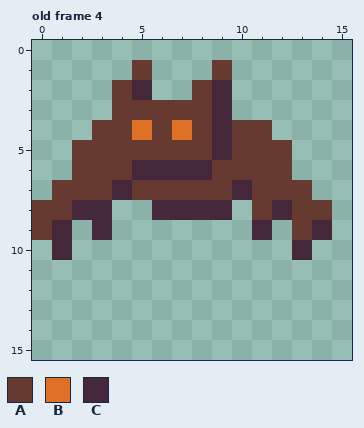
One commit to this pixel-art file: assets/characters/bat.ase. Above: the version before the commit.
16x16 pixels, 4 frames. Shown: old frame 4. The commit also changed other frames, which this record leaves out.
Palette (. is transparent): A #663931  B #df7126  C #45283c
Pixels before, old frame 4, first column x 0:
 1 .....A...A.....
 2 ....AC..AC.....
 3 ....AAAAAC.....
 4 ...AABABACAA...
 5 ..AAAAAAACAAA..
 6 ..AAACCCCAAAA..
 7 .AAACAAAAACAAA.
 8 AACC..CCCC.ACAA
 9 AC.C.......C.AC
10 .C...........C.
And afterwards:
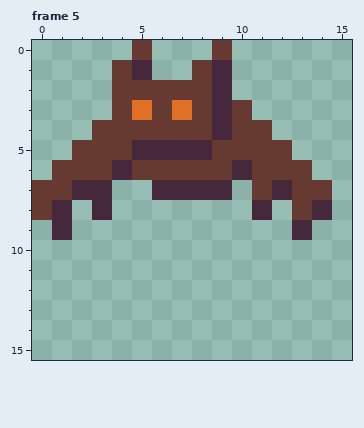
A new or re-ordered frame is compared with the old frame closest to it.
Difference:
frames 4 -> 8
Changed rows in their new state; - is an unchanged pixel.
Frame 5 is new; against old frame 4, layer "Wings":
first column x 0:
 0 -----A---A-----
 1 ----AC--AC-----
 2 -----AAA-------
 3 -----B-B--A----
 4 -----A-A-------
 5 -----CCCCA-----
 6 -A--CAAAA-C--A-
 7 A-CC..CCCC.-C-A
 8 -C.---....-C.-C
 9 .--.-------.-C.
10 -.-----------.-
Boxes around the changes in both pictures, in picture pixels (x1, y1, x2, y2):
changed: (32, 40, 332, 260)
